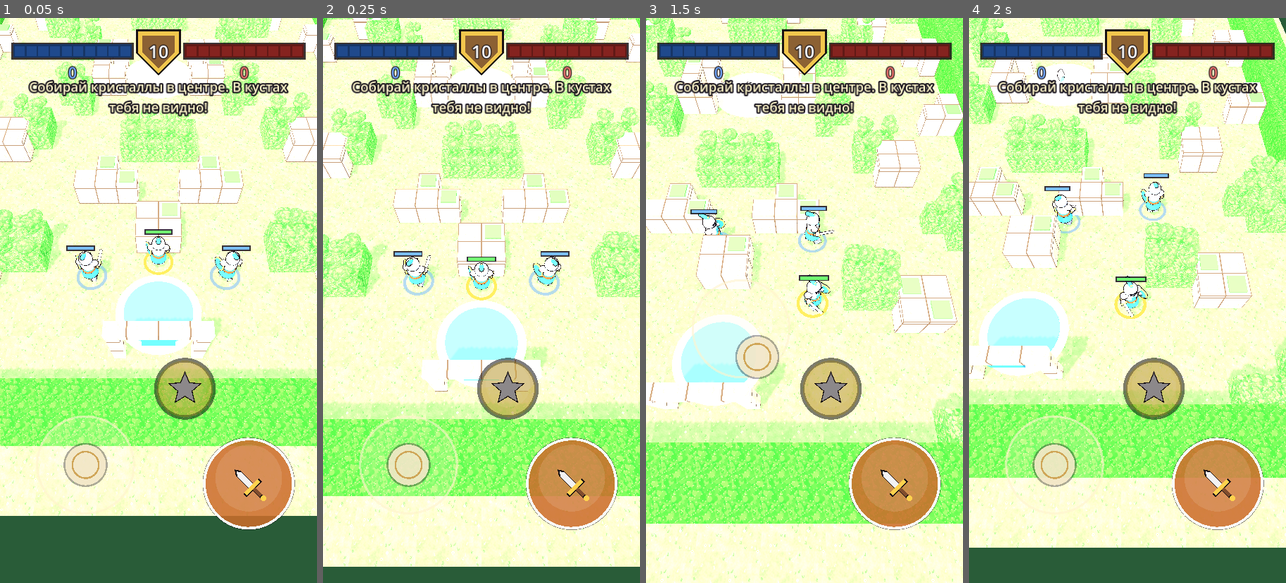
Above: before the commit, frames 1-4 (left to right).
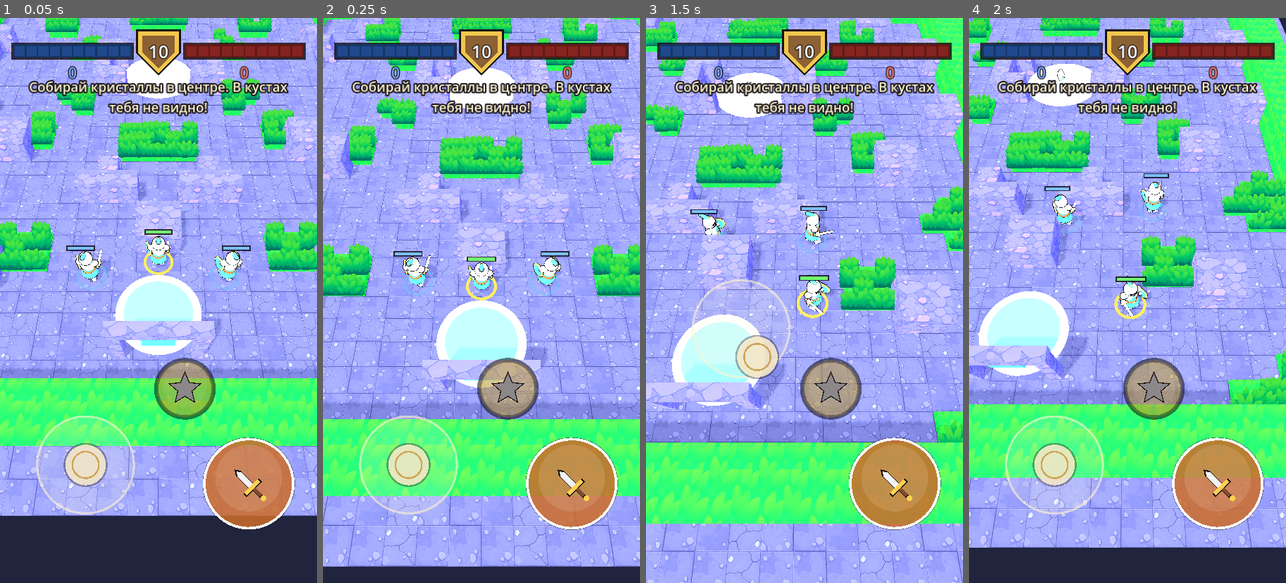
Above: after the commit, the same moments.

Repository: huhenbekon-byte/rusty-knights
Game: Godot game, scene res://main.tscn
Same seed, same stepped clock (60 frames per second), same inputs: the game is played once before the commit and once after it.
Inputs (mouse positions are in pixels of both pictures, inside the frame that each line leads up to):
- Up to frame 1 (0.05 s): no input
- Up to frame 2 (0.25 s): no input
- Up to frame 3 (1.5 s): tap Enter at 0.5 s; move the mouse to (874, 272) at 0.52 s; hold D 0.53-1.25 s; tap E at 0.6 s; click (874, 272) at 0.67 s; tap Space at 0.77 s; drag from (741, 328) to (788, 413) at 1.27 s
- Up to frame 4 (2 s): no input

The runs differ from the first frame. In frame 1, 85% of the frame differs, in the area x 0-100%, y 0-100%; in frame 2, 84%; in frame 3, 85%; in frame 4, 84%.

Commit message:
Add files via upload

Diff:
--- a/main.gd
+++ b/main.gd
@@ -53,6 +53,9 @@
 var _tex := {}
 var _bush_mat: StandardMaterial3D
 var _bush_mat_seen: StandardMaterial3D
+var _sprite_mats: Array = []
+var _sprite_mats_seen: Array = []
+const BUSH_SPRITES := 6        # спрайтов в bushes.png (в ряд по 256x256)
 
 var _camera: Camera3D
 var _joystick
@@ -69,7 +72,7 @@
 
 func _ready() -> void:
 	randomize()
-	for tex_name in ["grass", "stone", "leaves"]:
+	for tex_name in ["grass", "stone", "leaves", "bushes"]:
 		_tex[tex_name] = load("res://%s.png" % tex_name)
 	_grid = MAP_TOP.duplicate()
 	for i in range(MAP_TOP.size() - 1, -1, -1):
@@ -135,6 +138,24 @@
 	return m
 
 
+## Материал куста-спрайта: кусочек атласа bushes.png, всегда смотрит в камеру.
+func _bush_sprite_mat(i: int, seen: bool) -> StandardMaterial3D:
+	var m := StandardMaterial3D.new()
+	m.albedo_texture = _tex["bushes"]
+	m.uv1_scale = Vector3(1.0 / BUSH_SPRITES, 1, 1)
+	m.uv1_offset = Vector3(float(i) / BUSH_SPRITES, 0, 0)
+	m.billboard_mode = BaseMaterial3D.BILLBOARD_ENABLED
+	m.shading_mode = BaseMaterial3D.SHADING_MODE_UNSHADED
+	m.texture_filter = BaseMaterial3D.TEXTURE_FILTER_LINEAR_WITH_MIPMAPS
+	if seen:
+		m.transparency = BaseMaterial3D.TRANSPARENCY_ALPHA
+		m.albedo_color = Color(1, 1, 1, 0.4)
+	else:
+		m.transparency = BaseMaterial3D.TRANSPARENCY_ALPHA_SCISSOR
+		m.alpha_scissor_threshold = 0.5
+	return m
+
+
 func _textured(tex_name: String, tint := Color.WHITE, uv := 1.0) -> StandardMaterial3D:
 	var m := StandardMaterial3D.new()
 	m.albedo_texture = _tex[tex_name]
@@ -190,7 +211,7 @@
 func _build_world() -> void:
 	var env := Environment.new()
 	env.background_mode = Environment.BG_COLOR
-	env.background_color = Color(0.16, 0.36, 0.22)
+	env.background_color = Color(0.13, 0.14, 0.24)
 	env.ambient_light_source = Environment.AMBIENT_SOURCE_COLOR
 	env.ambient_light_color = Color(0.9, 0.95, 1.0)
 	env.ambient_light_energy = 0.75
@@ -223,10 +244,11 @@
 
 func _build_arena() -> void:
 	# трава двора
-	_box(Vector3(0, -0.25, 0), Vector3(HALF_W * 2 + 8, 0.5, HALF_L * 2 + 8), _textured("grass", Color.WHITE, 0.5), false)
+	# пол: атлас 4x4 плитки = 4 м
+	_box(Vector3(0, -0.25, 0), Vector3(HALF_W * 2 + 8, 0.5, HALF_L * 2 + 8), _textured("grass", Color.WHITE, 0.25), false)
 
 	# живая изгородь по периметру (твёрдая)
-	var hedge := _textured("leaves", Color(0.62, 0.78, 0.6), 1.0)
+	var hedge := _textured("leaves", Color(0.75, 0.85, 0.75), 0.7)
 	var hh := 1.6
 	_box(Vector3(0, hh / 2, -HALF_L - 1), Vector3(HALF_W * 2 + 4, hh, 2), hedge)
 	_box(Vector3(0, hh / 2, HALF_L + 1), Vector3(HALF_W * 2 + 4, hh, 2), hedge)
@@ -234,12 +256,14 @@
 	_box(Vector3(HALF_W + 1, hh / 2, 0), Vector3(2, hh, HALF_L * 2), hedge)
 
 	# блоки и кусты по карте
-	var stone := _textured("stone", Color.WHITE, 1.0)
-	var cap := toon(Color(0.36, 0.7, 0.32))
-	_bush_mat = _textured("leaves", Color.WHITE, 1.0)
+	var stone := _textured("stone", Color.WHITE, 0.5)     # атлас 2x2 = 2 м
+	_bush_mat = _textured("leaves", Color(0.7, 0.8, 0.7), 1.0)
 	_bush_mat_seen = _bush_mat.duplicate() as StandardMaterial3D
 	_bush_mat_seen.transparency = BaseMaterial3D.TRANSPARENCY_ALPHA
-	_bush_mat_seen.albedo_color = Color(1, 1, 1, 0.45)
+	_bush_mat_seen.albedo_color = Color(0.7, 0.8, 0.7, 0.4)
+	for i in BUSH_SPRITES:
+		_sprite_mats.append(_bush_sprite_mat(i, false))
+		_sprite_mats_seen.append(_bush_sprite_mat(i, true))
 	for row in _grid.size():
 		var line: String = _grid[row]
 		for col in line.length():
@@ -247,21 +271,19 @@
 			match line[col]:
 				"#":
 					_box(p + Vector3(0, 0.6, 0), Vector3(1, 1.2, 1), stone)
-					if (col * 7 + row * 3) % 5 == 0:       # мох на некоторых блоках
-						_box(p + Vector3(0, 1.23, 0), Vector3(0.7, 0.06, 0.7), cap, false)
 				"b":
-					var m := _box(p + Vector3(0, 0.55, 0), Vector3(1.02, 1.1, 1.02), _bush_mat, false)
-					for k in 3:                              # пушистый верх
-						var off := Vector3(randf_range(-0.3, 0.3), 1.1 + randf() * 0.1, randf_range(-0.3, 0.3))
-						var t := MeshInstance3D.new()
-						var sm := SphereMesh.new()
-						sm.radius = randf_range(0.28, 0.36)
-						sm.height = sm.radius * 1.5
-						t.mesh = sm
-						t.position = off
-						t.material_override = _bush_mat
-						m.add_child(t)
-					_bushes.append({"pos": p, "mesh": m})
+					# низкое основание из листвы + нарисованный куст-спрайт, повёрнутый к камере
+					var m := _box(p + Vector3(0, 0.15, 0), Vector3(0.98, 0.3, 0.98), _bush_mat, false)
+					var idx := (col * 7 + row * 13) % BUSH_SPRITES
+					var spr := MeshInstance3D.new()
+					var q := QuadMesh.new()
+					q.size = Vector2(1.45, 1.45)
+					spr.mesh = q
+					spr.position = Vector3(0, 0.55, 0)
+					spr.material_override = _sprite_mats[idx]
+					spr.cast_shadow = GeometryInstance3D.SHADOW_CASTING_SETTING_OFF
+					m.add_child(spr)
+					_bushes.append({"pos": p, "mesh": m, "sprite": spr, "idx": idx})
 
 	# центр, где появляются кристаллы
 	_disc(Vector3.ZERO, 2.3, toon(Color(0.86, 0.76, 0.5)))
@@ -463,8 +485,7 @@
 	for bush in _bushes:
 		var near: bool = player.alive and player.in_bush and (bush.pos as Vector3).distance_to(pp) < 2.2
 		bush.mesh.material_override = _bush_mat_seen if near else _bush_mat
-		for c in bush.mesh.get_children():
-			c.material_override = bush.mesh.material_override
+		bush.sprite.material_override = _sprite_mats_seen[bush.idx] if near else _sprite_mats[bush.idx]
 
 	# враги в кустах скрыты от игрока
 	for k in knights:
Binary file added: bushes.png
Binary file changed: grass.png
Binary file changed: leaves.png
Binary file changed: stone.png
